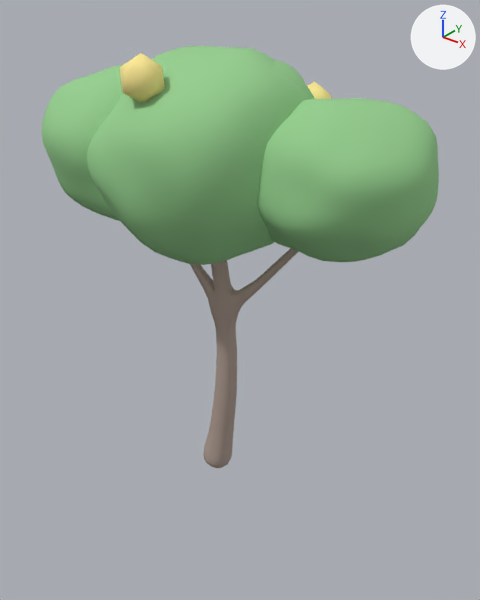
The glTF model public/models/trees/tree_sapling_1.glb: old version first, new version second.
Rendered twice from a camera (50 mm lens) standing at (1.77, -2.02, 2.23) and looking at (0.24, -0.1, 1.04). Every picture has the same lights, and +X, +Y and +Z are marked at upper right. The first picture is the older version.

The first picture shows 'blossom', 'leaf_0', 'leaf_1', 'leaf_2', 'trunk' and 1 more.
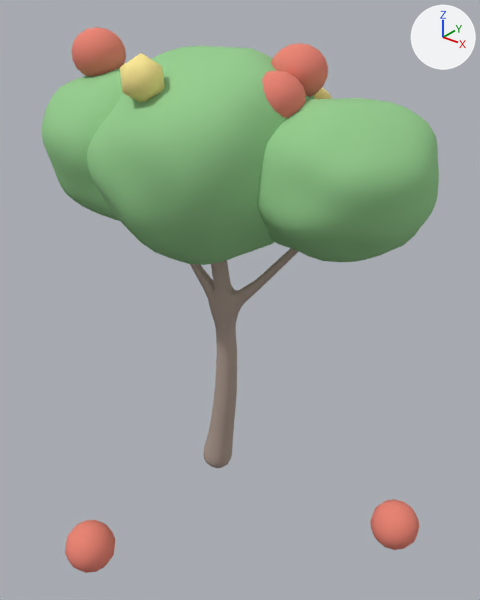
Where the change shows, as pixel boxes (x1, y1, x2, y2) in the pictures (480 x 600 px):
'fallen', added (red)
    after: (65, 499, 419, 573)
'fruit_2', added (red)
    after: (72, 27, 126, 77)
'fruit_0', added (red)
    after: (271, 43, 328, 97)
'fruit_1', added (red)
    after: (262, 71, 306, 118)

Patch to the scene script:
```diff
--- a/public/models/trees/tree_sapling_1.glb.py
+++ b/public/models/trees/tree_sapling_1.glb.py
@@ mat_fruit @@
+mat_fruit = principled_material('fruit')
+mat_fruit.base_color = (0.84, 0.23, 0.17)  # red #ec8473
+mat_fruit.roughness = 0.9
@@ me_sphere_003 @@
+me_sphere_003.from_pydata(...)  # a UV sphere (12 segments, 8 rings, poles along z) spanning x -0.104..0.104, y -0.104..0.104, z -0.104..0.104; a UV sphere (12 segments, 8 rings, poles along z) spanning x -1.041..-0.832, y -1.01..-0.801, z -0.104..0.104
+me_sphere_003.materials.append(mat_fruit)  # red #ec8473
@@ me_sphere_002 @@
+me_sphere_002.from_pydata(...)  # a UV sphere (14 segments, 9 rings, poles along z) spanning x -0.561..-0.35, y -0.254..-0.038, z 1.85..2.048
+me_sphere_002.materials.append(mat_fruit)  # red #ec8473
@@ me_sphere_001 @@
+me_sphere_001.from_pydata(...)  # a UV sphere (14 segments, 9 rings, poles along z) spanning x 0.237..0.448, y -0.138..0.078, z 1.736..1.934
+me_sphere_001.materials.append(mat_fruit)  # red #ec8473
@@ me_sphere @@
+me_sphere.from_pydata(...)  # a UV sphere (14 segments, 9 rings, poles along z) spanning x 0.217..0.428, y 0.032..0.249, z 1.813..2.011
+me_sphere.materials.append(mat_fruit)  # red #ec8473
@@ ob_fallen @@
+ob_fallen = bpy.data.objects.new('fallen', me_sphere_003)
+ob_fallen.location = (0.935, 0.103, 0.088)
@@ ob_fruit_2 @@
+ob_fruit_2 = bpy.data.objects.new('fruit_2', me_sphere_002)
+ob_fruit_2.location = (0.0, 0.0, 0.0)
@@ ob_fruit_1 @@
+ob_fruit_1 = bpy.data.objects.new('fruit_1', me_sphere_001)
+ob_fruit_1.location = (0.0, 0.0, 0.0)
@@ ob_fruit_0 @@
+ob_fruit_0 = bpy.data.objects.new('fruit_0', me_sphere)
+ob_fruit_0.location = (0.0, 0.0, 0.0)
```
